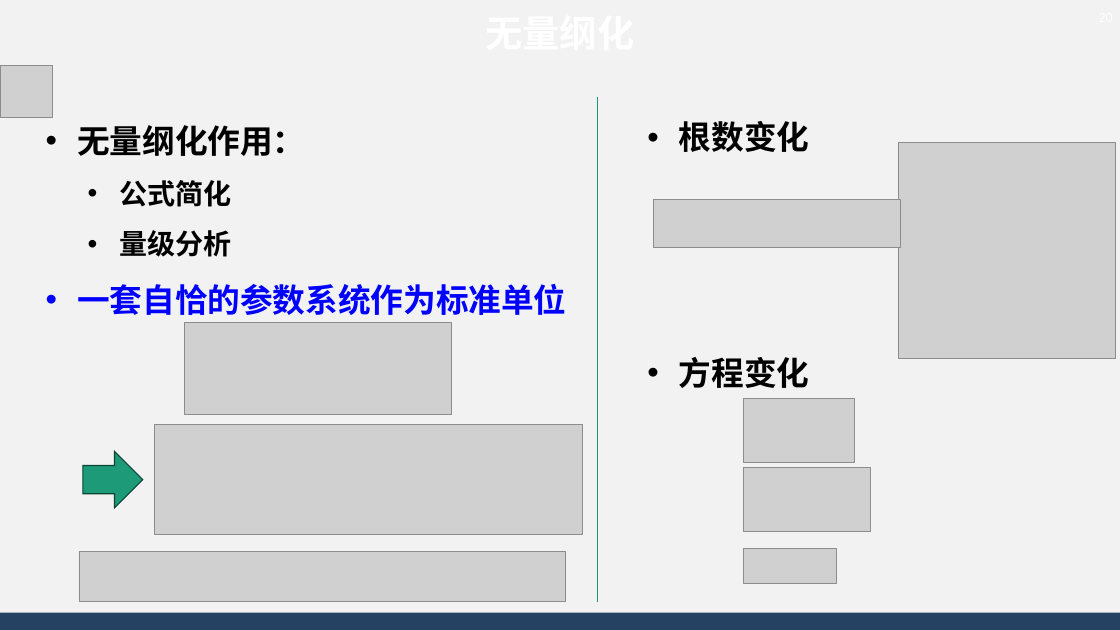
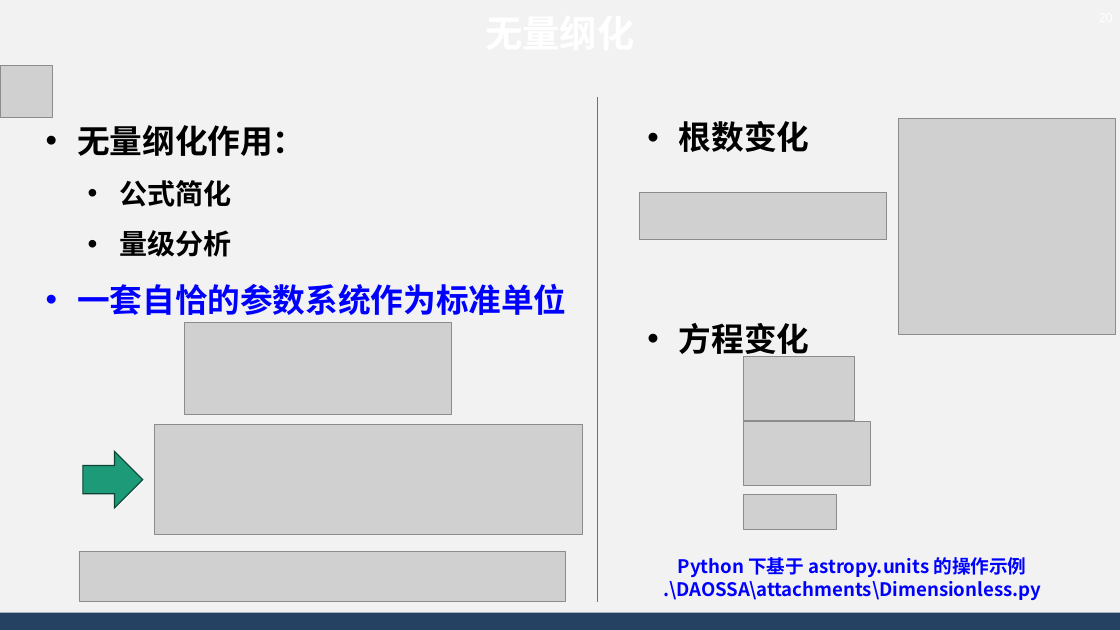
Before and after one commit to AsBackup/DAOSSA, a slide deck: slide 20 of 05-06 人造天体运动方程与二体问题积分.pptx. Drawn at 1120x630 pixels with LibreOffice and Linux fonts; fonts in the diff are those of the drawing; grey boxes stand for pictures; background and template pictures are left out. Boxes give left, top, right and bottom in pixels: in the first picture for what was removed or moved away, otherwise in the second. Text is boxed around its words. In the diff, an @@ line names an element or a change of style, - is before the commit and + after.

```diff
--- a/05-06 人造天体运动方程与二体问题积分.pptx
+++ b/05-06 人造天体运动方程与二体问题积分.pptx
@@ text "根数变化" rewrapped from (x1=679, y1=121, x2=810, y2=388) to (x1=679, y1=121, x2=810, y2=360) @@
@@ picture moved from (x1=899, y1=142, x2=1116, y2=359) to (x1=899, y1=118, x2=1116, y2=335) @@
@@ picture moved from (x1=654, y1=200, x2=901, y2=247) to (x1=639, y1=192, x2=886, y2=239) @@
@@ picture moved from (x1=744, y1=398, x2=855, y2=462) to (x1=744, y1=357, x2=855, y2=421) @@
@@ picture added at (x1=744, y1=422, x2=870, y2=486) @@
@@ picture removed at (x1=744, y1=467, x2=870, y2=531) @@
@@ picture added at (x1=744, y1=494, x2=837, y2=529) @@
@@ text added at (x1=663, y1=557, x2=1041, y2=600), 16 pt, text #0000FF, bold @@
+Python 下基于 astropy.units 的操作示例
+.\DAOSSA\attachments\Dimensionless.py
@@ picture removed at (x1=744, y1=549, x2=837, y2=584) @@
```
Also in this commit, not shown: 2 other files.
